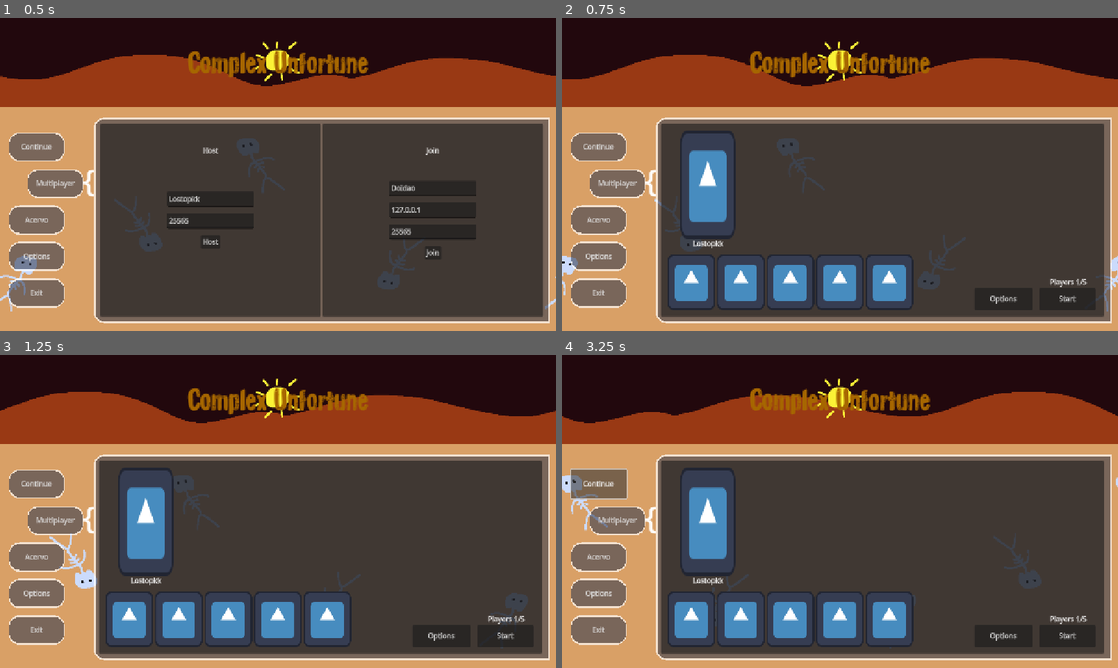
Above: before the commit, frames 1-4 (two rows, left to right).
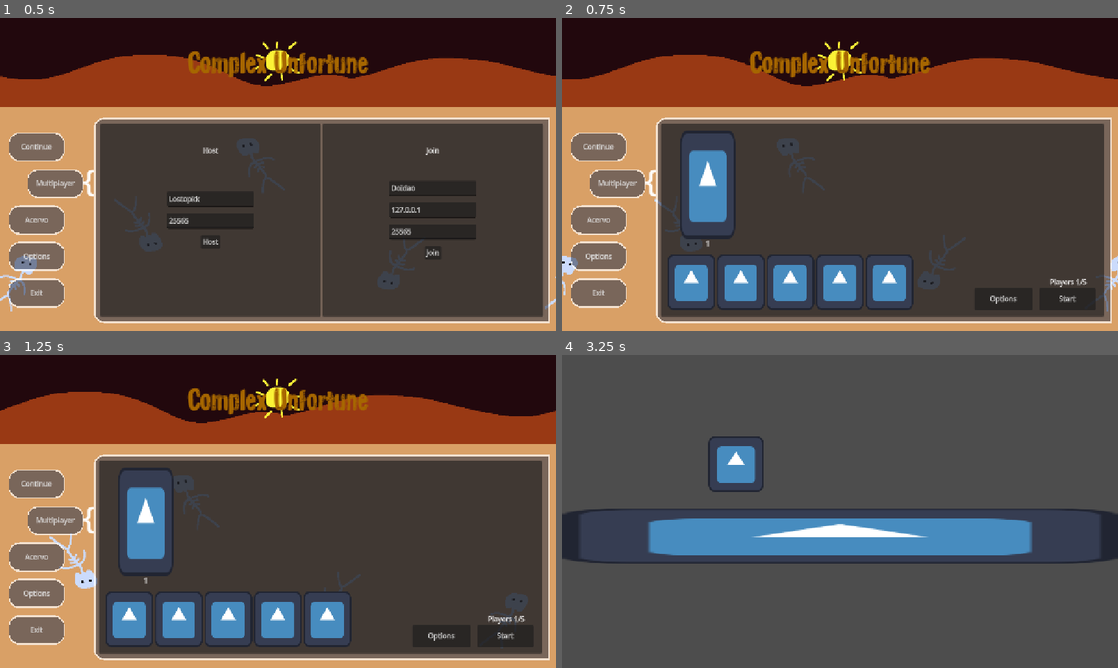
Above: after the commit, the same moments.

Repository: AbstractLayer/ComplexUnfortune
Game: Godot game, scene res://assets/main/main.tscn
The game is run twice, just before and just after one commit, with the same random seed, the same clock (stepped at 60 frames per second) and the same inputs. The engine's default icon, where the game draws it, is replaced by a stand-in: a white triangle on a blue panel in a dark square.
Inputs (mouse positions are in pixels of both pictures, inside the frame that each line leads up to):
- Up to frame 1 (0.5 s): no input
- Up to frame 2 (0.75 s): click "Host" at 0.5 s
- Up to frame 3 (1.25 s): no input
- Up to frame 4 (3.25 s): click "Start" at 1.25 s; click (1067, 636) at 2 s, where only the run before the commit has a clickable "Start"; click (600, 483) at 2.75 s, where only the run before the commit has a clickable "Continue"

Frame 1 is identical in both runs. In frame 2, less than 0.1% of the frame differs, in the area x 23-29%, y 71-74%; in frame 3, less than 0.1%; in frame 4, 94%, in the area x 0-100%, y 0-100%.

Commit message:
break changes, more in future

Diff:
--- a/assets/main/world/actions/dungeon_crawler/dungeon_crawler_action.tscn
+++ b/assets/main/world/actions/dungeon_crawler/dungeon_crawler_action.tscn
@@ -1,3 +1,46 @@
-[gd_scene format=3 uid="uid://dm1xc6eilg6yf"]
+[gd_scene load_steps=3 format=3 uid="uid://dm1xc6eilg6yf"]
 
-[node name="DungeonCrawlerAction" type="Node"]
+[ext_resource type="Script" uid="uid://d2c40k81okrci" path="res://src/main/world/actions/dungeon_crawler/dungeon_crawler.gd" id="1_oxc13"]
+[ext_resource type="Texture2D" uid="uid://c0o8lpyl4wp05" path="res://icon.svg" id="2_2c1dg"]
+
+[node name="DungeonCrawlerAction" type="Node" node_paths=PackedStringArray("spawn_points_node", "background_node", "players_node")]
+script = ExtResource("1_oxc13")
+spawn_points_node = [NodePath("SpawnPoints/4"), NodePath("SpawnPoints/3"), NodePath("SpawnPoints/2"), NodePath("SpawnPoints/1"), NodePath("SpawnPoints/0")]
+background_node = NodePath("Background")
+players_node = NodePath("Players")
+
+[node name="MultiplayerSpawner" type="MultiplayerSpawner" parent="."]
+_spawnable_scenes = PackedStringArray("uid://b5avsotejgg6b")
+spawn_path = NodePath("../Players")
+spawn_limit = 5
+
+[node name="SpawnPoints" type="Node2D" parent="."]
+
+[node name="4" type="Marker2D" parent="SpawnPoints"]
+position = Vector2(400, 250)
+
+[node name="3" type="Marker2D" parent="SpawnPoints"]
+position = Vector2(307, 250)
+
+[node name="2" type="Marker2D" parent="SpawnPoints"]
+position = Vector2(202, 250)
+
+[node name="1" type="Marker2D" parent="SpawnPoints"]
+position = Vector2(100, 250)
+
+[node name="0" type="Marker2D" parent="SpawnPoints"]
+position = Vector2(22, 250)
+
+[node name="Background" type="Node2D" parent="."]
+
+[node name="ParallaxBackground" type="ParallaxBackground" parent="Background"]
+
+[node name="ParallaxLayer" type="ParallaxLayer" parent="Background/ParallaxBackground"]
+motion_mirroring = Vector2(1280, 0)
+
+[node name="Sprite2D" type="Sprite2D" parent="Background/ParallaxBackground/ParallaxLayer"]
+position = Vector2(639.5, 416)
+scale = Vector2(9.99219, 1)
+texture = ExtResource("2_2c1dg")
+
+[node name="Players" type="Node2D" parent="."]
--- /dev/null
+++ b/assets/main/world/actions/dungeon_crawler/player/crawler.tscn
@@ -0,0 +1,21 @@
+[gd_scene load_steps=4 format=3 uid="uid://b5avsotejgg6b"]
+
+[ext_resource type="Texture2D" uid="uid://c0o8lpyl4wp05" path="res://icon.svg" id="1_pvtxk"]
+[ext_resource type="Script" uid="uid://dss8fsvten3sd" path="res://src/main/world/actions/dungeon_crawler/player/crawler.gd" id="1_va3ah"]
+
+[sub_resource type="SceneReplicationConfig" id="SceneReplicationConfig_pvtxk"]
+properties/0/path = NodePath(".:position")
+properties/0/spawn = true
+properties/0/replication_mode = 1
+properties/1/path = NodePath(".:player_id")
+properties/1/spawn = true
+properties/1/replication_mode = 1
+
+[node name="Crawler" type="Node2D"]
+script = ExtResource("1_va3ah")
+
+[node name="MultiplayerSynchronizer" type="MultiplayerSynchronizer" parent="."]
+replication_config = SubResource("SceneReplicationConfig_pvtxk")
+
+[node name="PlayerSprite" type="Sprite2D" parent="."]
+texture = ExtResource("1_pvtxk")
--- a/src/globals/multiplayer_manager.gd
+++ b/src/globals/multiplayer_manager.gd
@@ -1,9 +1,9 @@
 extends Node
 
-signal player_peer_connect(player_lobby: UIPlayerLobby)
+signal player_peer_connect(id: int)
 signal player_peer_disconnect(player_id: int)
 
-@onready var player_lobby_scene: PackedScene = preload("uid://yb0u3rclvn4g")
+var registered_players: Dictionary = {}
 
 func create_game(host_port: int) -> void:
 	var server_peer: ENetMultiplayerPeer = ENetMultiplayerPeer.new()
@@ -25,10 +25,7 @@
 	print("joined")
 
 func _add_player_in_game(id: int) -> void:
-	print("Player %d connected" % id)
-	var player_lobby: UIPlayerLobby = player_lobby_scene.instantiate()
-	player_lobby.player_id = id
-	player_peer_connect.emit(player_lobby)
+	player_peer_connect.emit(id)
 
 func _remove_player_in_game(id: int) -> void:
 	print("Player %s has disconnected" % [id])
--- a/src/main/gui/ui/main_menu/main_menu.gd
+++ b/src/main/gui/ui/main_menu/main_menu.gd
@@ -2,3 +2,9 @@
 
 @export var title_panel: MainMenuTitle
 @export var ui_panel: MainMenuUI
+
+func _ready() -> void:
+	SignalBus.start_game.connect(_on_started_game)
+
+func _on_started_game() -> void:
+	queue_free()
--- a/src/main/gui/ui/main_menu/ui/panels/panels.gd
+++ b/src/main/gui/ui/main_menu/ui/panels/panels.gd
@@ -3,10 +3,10 @@
 @export var multiplayer_panel: PanelsMultiplayerPanel
 @export var lobby_panel: PanelsLobbyPanel
 
-var player_name: String
+@onready var player_lobby_scene: PackedScene = preload("uid://yb0u3rclvn4g")
 
 func _ready() -> void:
-	multiplayer.allow_object_decoding = true
+	#multiplayer.allow_object_decoding = true
 	multiplayer_panel.host_button.connect("button_down", _on_host_button_down)
 	multiplayer_panel.join_button.connect("button_down", _on_join_button_down)
 	lobby_panel.connect("player_count_changed", _on_player_count_changed)
@@ -16,41 +16,46 @@
 	MultiplayerManager.connect("player_peer_disconnect", _on_player_peer_disconnect)
 
 func _on_host_button_down() -> void:
-	player_name = multiplayer_panel.host_name_textedit.get_text()
 	MultiplayerManager.create_game(int(multiplayer_panel.host_port_textedit.get_text()))
 	multiplayer_panel.hide()
 	lobby_panel.show()
 
 func _on_join_button_down() -> void:
-	player_name = multiplayer_panel.join_name_textedit.get_text()
 	MultiplayerManager.join_game(multiplayer_panel.join_ip_textedit.get_text(),int(multiplayer_panel.join_port_textedit.get_text()))
 	multiplayer_panel.hide()
 	lobby_panel.show()
 
-func _on_player_peer_connect(player_lobby: UIPlayerLobby) -> void:
-	rpc_id(multiplayer.get_remote_sender_id(),"_set_player_name", player_lobby)
+func _on_player_peer_connect(id: int) -> void:
+	var player_lobby: UIPlayerLobby = player_lobby_scene.instantiate()
+	player_lobby.player_id = id
+	player_lobby.name = str(id)
+	player_lobby.player_name = str(id)
 	lobby_panel.players_connect_container.add_child(player_lobby, true)
 	print("Player %s has joined" % [player_lobby.player_name])
 	lobby_panel.player_count += 1
+	MultiplayerManager.registered_players[lobby_panel.player_count] = id
 
 func _on_player_peer_disconnect(player_id: int) -> void:
+	print("disconnected")
 	if not lobby_panel.players_connect_container.has_node(str(player_id)):
 		return
 	lobby_panel.players_connect_container.get_node(str(player_id)).queue_free()
 	lobby_panel.player_count -= 1
 
-@rpc("any_peer","call_local","reliable")
-func _set_player_name(player_lobby: UIPlayerLobby):
-	print(1)
-	if player_lobby.player_id == 1:
-		player_lobby.player_name = multiplayer_panel.host_name_textedit.get_text()
-	else:
-		player_lobby.player_name = multiplayer_panel.join_name_textedit.get_text()
+func _on_player_count_changed(player_count: int) -> void:
+	_player_count_update(player_count)
 
-@rpc("call_local")
-func _on_player_count_changed(player_count: int) -> void:
+	rpc("_player_count_update", player_count)
+
+@rpc("any_peer")
+func _player_count_update(player_count: int) -> void:
 	lobby_panel.players_count_label.text = str("Players %d/5" % [player_count])
 
 func _on_start_game_button_down() -> void:
+	print(MultiplayerManager.registered_players)
 	SignalBus.start_game.emit()
-	#self.queue_free()
+	rpc("all_peers_start_game")
+
+@rpc("any_peer")
+func all_peers_start_game() -> void:
+	SignalBus.start_game.emit()
--- /dev/null
+++ b/src/main/world/actions/dungeon_crawler/dungeon_crawler.gd
@@ -0,0 +1,17 @@
+extends Node
+
+@export var spawn_points_node: Array[Marker2D]
+@export var background_node: Node2D
+@export var players_node: Node2D
+
+@onready var player_crawler = preload("uid://b5avsotejgg6b")
+
+var player_count = 0
+
+func _ready() -> void:
+	for lobby_players in MultiplayerManager.registered_players.keys():
+		var player = player_crawler.instantiate()
+		player.player_id = MultiplayerManager.registered_players[lobby_players]
+		player.global_position = spawn_points_node[player_count].global_position
+		players_node.add_child(player, true)
+		player_count += 1
--- /dev/null
+++ b/src/main/world/actions/dungeon_crawler/player/crawler.gd
@@ -0,0 +1,6 @@
+extends Node2D
+
+@export var player_id : int = 1:
+	set(id):
+		player_id = id
+		#input_player_lobby_synchronizer.set_multiplayer_authority(player_id)
Not shown, added: src/main/world/actions/dungeon_crawler/dungeon_crawler.gd.uid
Not shown, added: src/main/world/actions/dungeon_crawler/player/crawler.gd.uid
